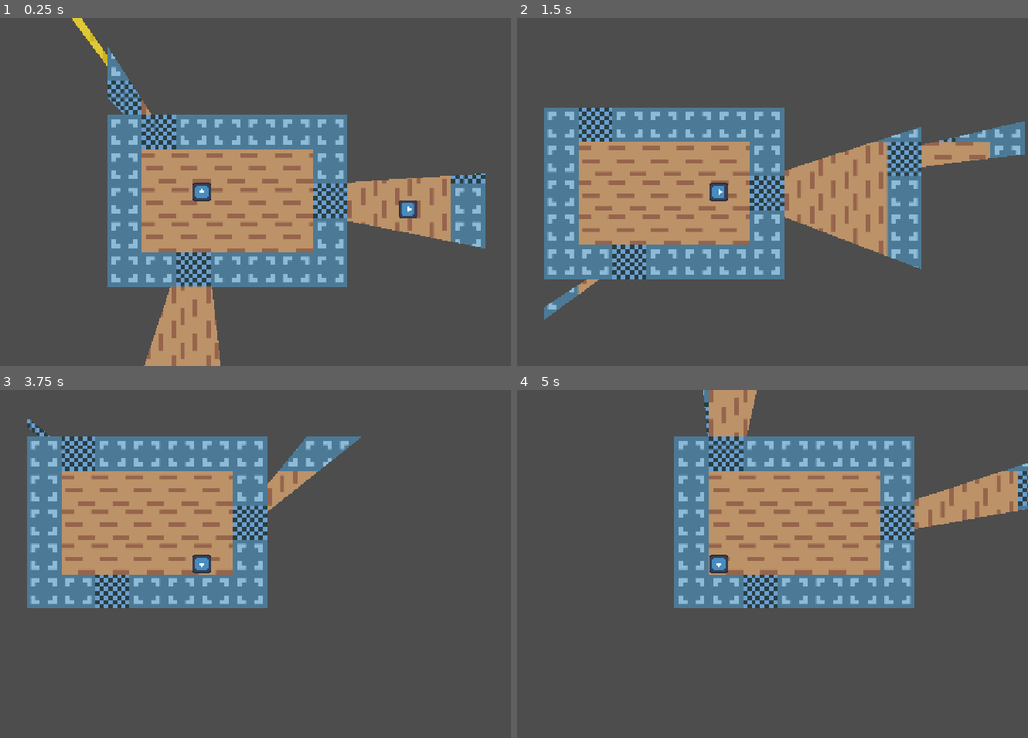
Above: before the commit, frames 1-4 (two rows, left to right).
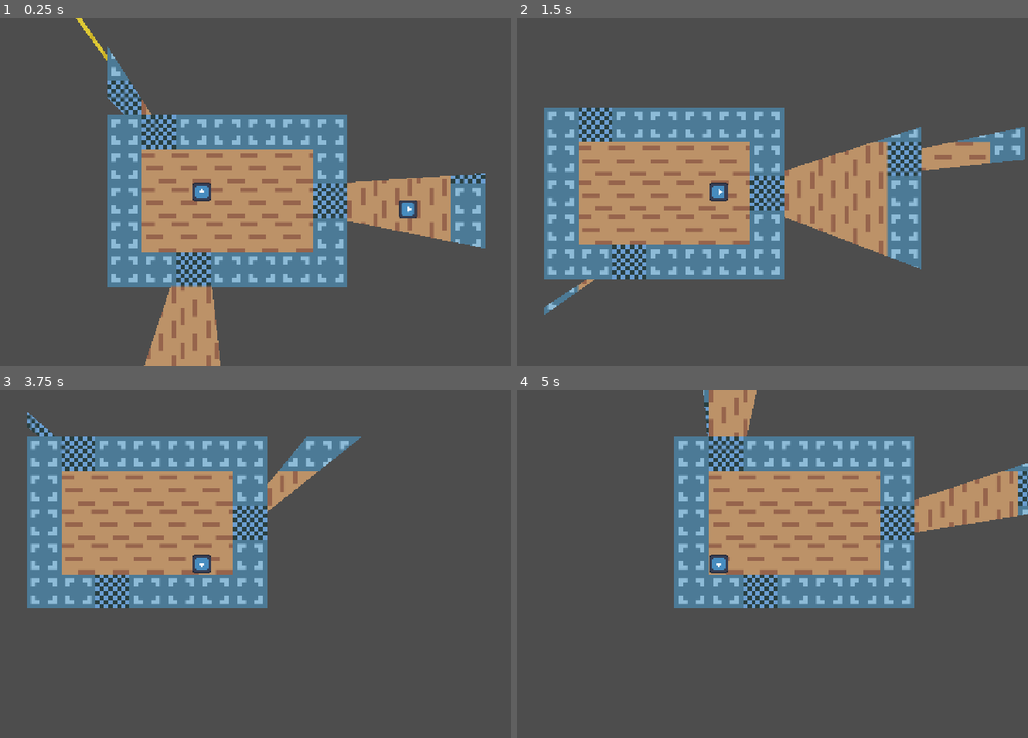
Above: after the commit, the same moments.

Repository: EfficiencySimplicity/godot-level-playground
Game: Godot game, scene res://Portals/demo/portal_testing.tscn
The game is run twice, just before and just after one commit, with the same random seed, the same clock (stepped at 60 frames per second) and the same inputs. The engine's default icon, where the game draws it, is replaced by a stand-in: a white triangle on a blue panel in a dark square.
Inputs:
- Up to frame 1 (0.25 s): no input
- Up to frame 2 (1.5 s): tap Enter at 0.5 s; hold Right (Right) 0.53-1.28 s; hold Up (Movement) 0.53-1.28 s; hold Down (Down) from 1.28 s (still down); tap Up (Movement) at 1.35 s
- Up to frame 3 (3.75 s): release Down (Down) at 2.03 s; hold Up (Movement) 2.03-2.78 s; hold Right (Right) 2.03-3.53 s; tap Space at 2.75 s; tap Up (Movement) at 2.85 s; tap Enter at 3.5 s; hold Left (Left) from 3.53 s (still down); hold Up (Movement) from 3.53 s (still down)
- Up to frame 4 (5 s): keep holding Left (Left); release Up (Movement) at 4.28 s; tap Up (Movement) at 4.35 s

The runs differ from the first frame. In frame 1, 0.1% of the frame differs, in the area x 14-22%, y 0-14%; in frame 2, 0.7%, in the area x 5-100%, y 29-87%; in frame 3, less than 0.1%; in frame 4, 0.3%.

Commit message:
added iterations export var

Diff:
--- a/Portals/demo/portal_testing.tscn
+++ b/Portals/demo/portal_testing.tscn
@@ -10,18 +10,18 @@
 [ext_resource type="Script" uid="uid://cgjn6ekunnnum" path="res://Scripts/basic_mover.gd" id="5_7ciuo"]
 [ext_resource type="Script" uid="uid://cx0j3yf4egp72" path="res://Portals/portal_origin.gd" id="6_reody"]
 
-[sub_resource type="ViewportTexture" id="ViewportTexture_3ulh2"]
-viewport_path = NodePath("SubViewport")
-
-[sub_resource type="ViewportTexture" id="ViewportTexture_asoeu"]
-viewport_path = NodePath("SubViewport")
-
-[sub_resource type="ViewportTexture" id="ViewportTexture_nxjg0"]
-viewport_path = NodePath("SubViewport")
-
 [sub_resource type="ViewportTexture" id="ViewportTexture_xe3h3"]
 viewport_path = NodePath("SubViewport")
 
+[sub_resource type="ViewportTexture" id="ViewportTexture_7ciuo"]
+viewport_path = NodePath("SubViewport")
+
+[sub_resource type="ViewportTexture" id="ViewportTexture_reody"]
+viewport_path = NodePath("SubViewport")
+
+[sub_resource type="ViewportTexture" id="ViewportTexture_ddsex"]
+viewport_path = NodePath("SubViewport")
+
 [sub_resource type="RectangleShape2D" id="RectangleShape2D_8i87d"]
 size = Vector2(512, 384)
 
@@ -456,7 +456,8 @@
 visibility_layer = 2
 scale = Vector2(0.99999994, 0.99999994)
 script = ExtResource("6_reody")
-angle_step = 2
+angle_step = 3
+iterations = 2
 debug = true
 show_test_angles = true
 gen_each_frame = true
--- a/Portals/portal_origin.gd
+++ b/Portals/portal_origin.gd
@@ -2,6 +2,7 @@
 class_name PortalOrigin extends Portable
 
 @export var angle_step: int = 5
+@export var iterations: int = 0
 
 var all_meshes: Array[ViewMesh]
 
@@ -29,7 +30,7 @@
 func gen_portals():
 	if !current_room: return
 
-	all_meshes = get_meshes(current_room, global_position, 1)
+	all_meshes = get_meshes(current_room, global_position, iterations)
 	all_meshes.sort_custom(func(a, b): return b.y > a.y)
 
 	queue_redraw()
Not shown: 4 places in Portals/demo/portal_testing.tscn that only renumber resources
